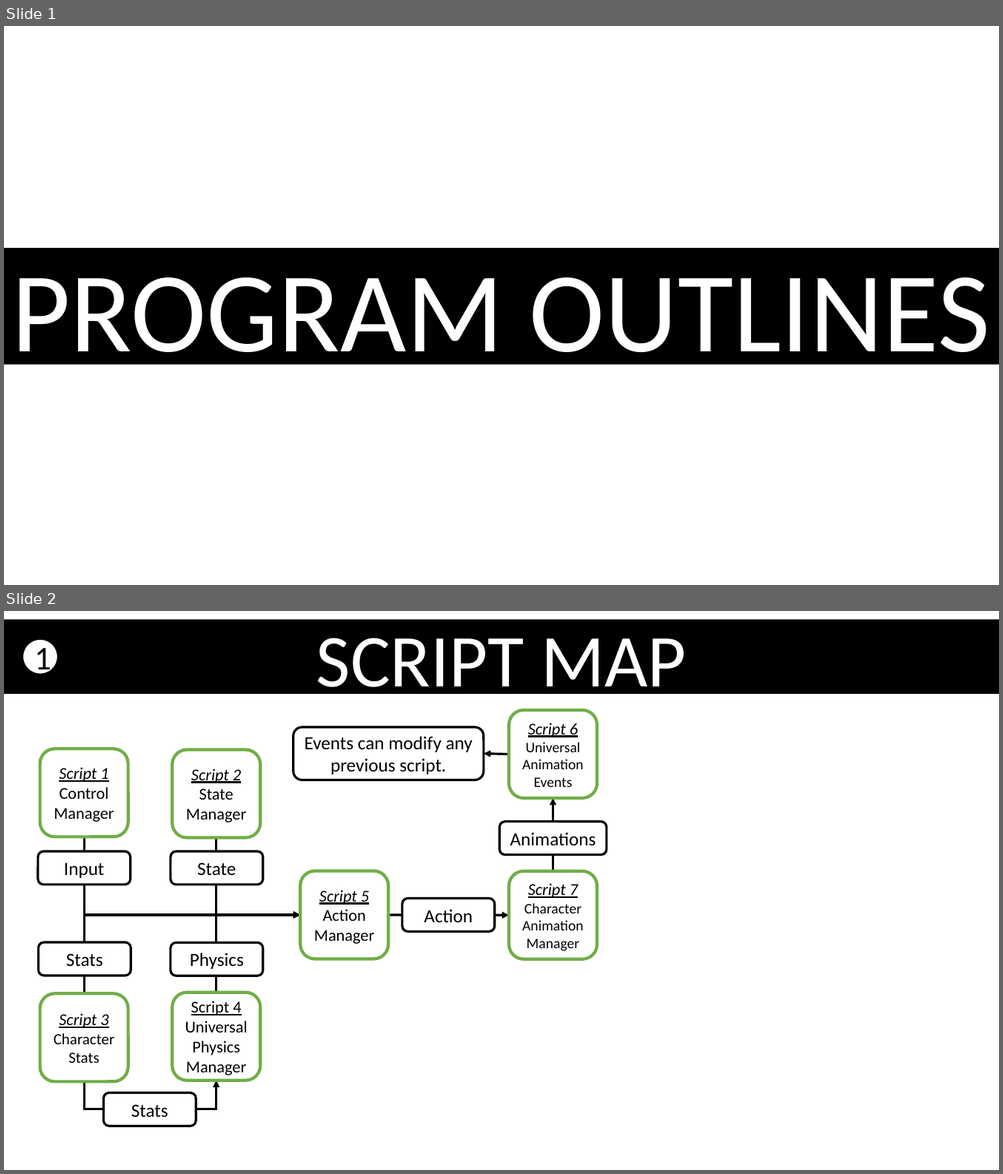
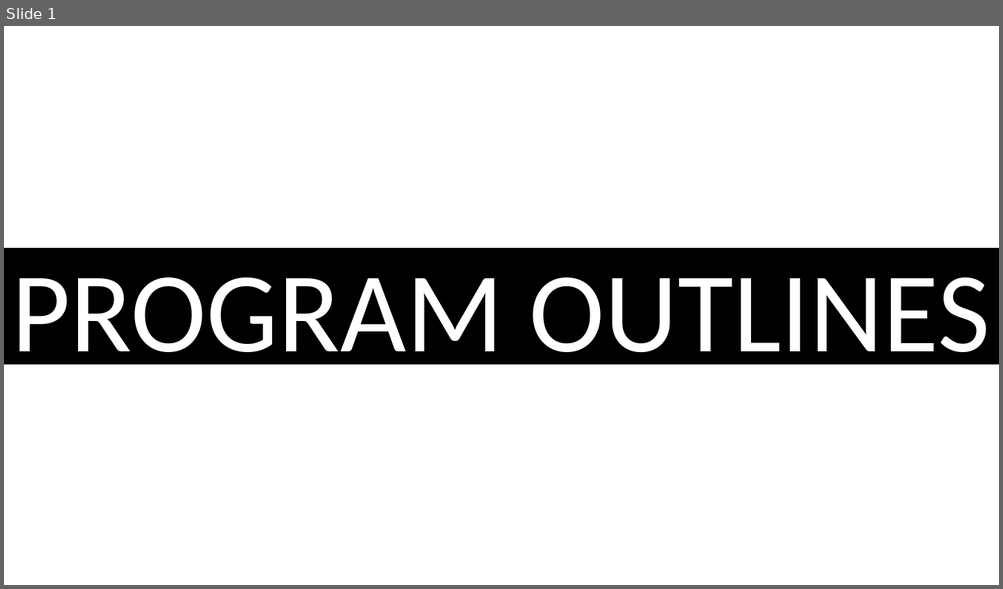
Before and after one commit to thiagoleoncino/Montevideo_Platformer3D, a slide deck: 03 - Animaciones.pptx. Shown one above the other, each under a label of ours: slides 1 and 2 before the commit, slide 1 after it. The pictures are 1003x1174 and 1003x589 pixels, drawn with LibreOffice and Linux fonts; fonts in the diff are those of the drawing. Boxes give left, top, right and bottom in pixels: in the first picture for what was removed or moved away, otherwise in the second. Text is boxed around its words. In the diff, an @@ line names an element or a change of style, - is before the commit and + after.

```diff
--- a/03 - Animaciones.pptx
+++ b/03 - Animaciones.pptx
@@ slide 2 removed at (x1=4, y1=611, x2=999, y2=1170), background #FFFFFF @@
@@ rectangle removed at (x1=4, y1=619, x2=999, y2=694) @@
-SCRIPT MAP
@@ ellipse removed at (x1=22, y1=638, x2=60, y2=676) @@
-1
@@ rounded rectangle removed at (x1=509, y1=710, x2=597, y2=798) @@
-Script 6 Universal Animation Events
@@ rounded rectangle removed at (x1=293, y1=727, x2=484, y2=780) @@
-Events can modify any previous script.
@@ rounded rectangle removed at (x1=40, y1=749, x2=128, y2=837) @@
-Script 1 Control Manager
@@ rounded rectangle removed at (x1=172, y1=750, x2=260, y2=838) @@
-Script 2 State Manager
@@ arrow removed from (509, 755) to (484, 754) @@
@@ arrow removed from (553, 871) to (553, 798) @@
@@ rounded rectangle removed at (x1=499, y1=821, x2=607, y2=855) @@
-Animations
@@ rounded rectangle removed at (x1=38, y1=851, x2=131, y2=885) @@
-Input
@@ elbow arrow removed from (84, 837) to (300, 915) @@
@@ rounded rectangle removed at (x1=170, y1=851, x2=263, y2=885) @@
-State
@@ elbow arrow removed from (216, 838) to (300, 915) @@
@@ rounded rectangle removed at (x1=300, y1=871, x2=388, y2=960) @@
-Script 5 Action Manager
@@ rounded rectangle removed at (x1=509, y1=871, x2=597, y2=960) @@
-Script 7 Character Animation Manager
@@ rounded rectangle removed at (x1=402, y1=898, x2=495, y2=932) @@
-Action
@@ elbow arrow removed from (84, 994) to (300, 915) @@
@@ elbow arrow removed from (216, 993) to (300, 915) @@
@@ arrow removed from (388, 915) to (509, 915) @@
@@ rounded rectangle removed at (x1=38, y1=943, x2=131, y2=977) @@
-Stats
@@ rounded rectangle removed at (x1=170, y1=943, x2=263, y2=977) @@
-Physics
@@ rounded rectangle removed at (x1=40, y1=994, x2=128, y2=1082) @@
-Script 3 Character Stats
@@ rounded rectangle removed at (x1=172, y1=993, x2=260, y2=1081) @@
-Script 4 Universal Physics Manager
@@ elbow arrow removed from (84, 1082) to (216, 1081) @@
@@ rounded rectangle removed at (x1=103, y1=1093, x2=196, y2=1127) @@
-Stats
```
Also in this commit, not shown: 1 slide changed, 42 other files.
